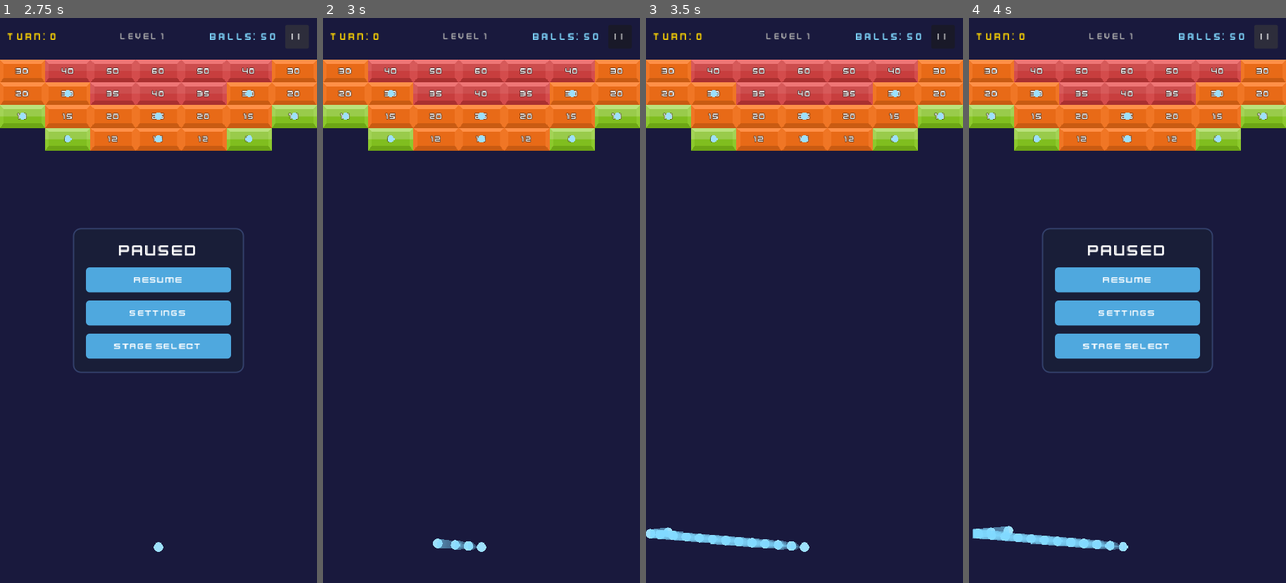
Above: before the commit, frames 1-4 (left to right).
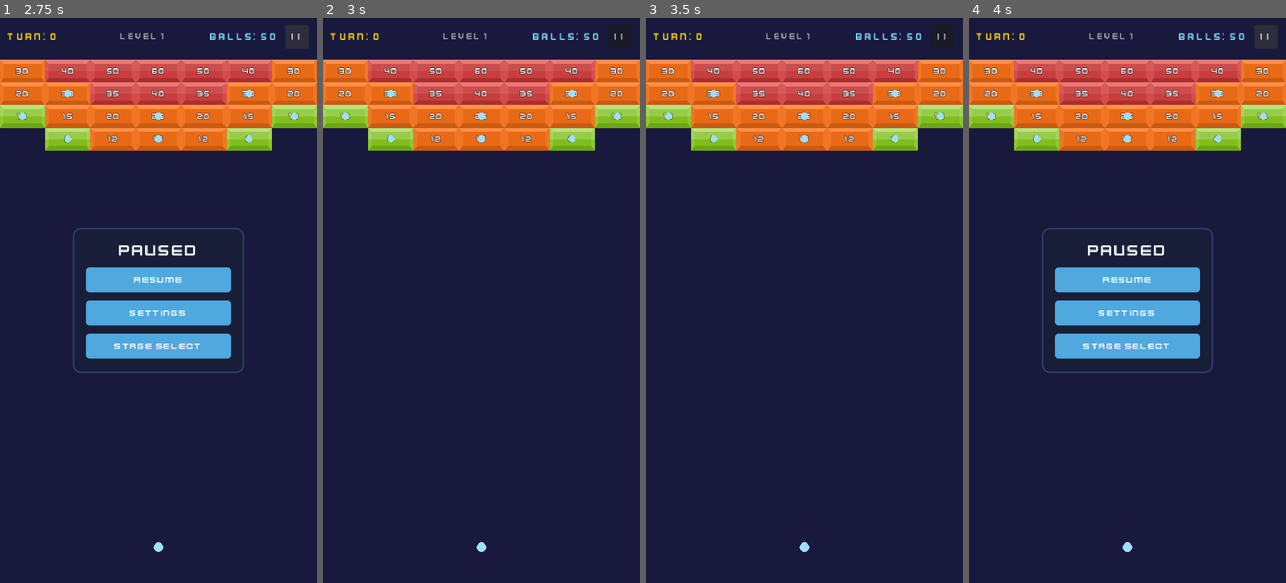
Above: after the commit, the same moments.

Repository: kenny-0114/brick-breaker
Game: Godot game, scene res://scenes/title_screen.tscn
Same seed, same stepped clock (60 frames per second), same inputs: the game is played once before the commit and once after it.
Inputs (mouse positions are in pixels of both pictures, inside the frame that each line leads up to):
- Up to frame 1 (2.75 s): click "▶ PLAY" at 0.5 s; click (82, 232) at 1.25 s; click "| |" at 2 s
- Up to frame 2 (3 s): click "Resume" at 2.75 s
- Up to frame 3 (3.5 s): no input
- Up to frame 4 (4 s): click "| |" at 3.5 s

Frame 1 is identical in both runs. In frame 2, 0.2% of the frame differs, in the area x 34-51%, y 92-95%; in frame 3, 0.8%; in frame 4, 0.9%, in the area x 1-52%, y 89-95%.
Error after the commit: Parse Error: Cannot infer the type of "dir" variable because the value doesn't have a set type. (res://scripts/objects/ball.gd:68)

Commit message:
fix: manual ball reflection, direct aim, longer stuck timer
- Ball: replace physics bounce with manual normal-based reflection for
  deterministic bouncing. Disable PhysicsMaterial bounce (set to 0).
- Launcher: aim direction follows mouse/touch (was inverted slingshot)
- Stuck timer: starts after all balls fired, 45s game time (~15s real)

Co-Authored-By: Claude Opus 4.6 (1M context) <noreply@anthropic.com>

Diff:
--- a/scenes/objects/ball.tscn
+++ b/scenes/objects/ball.tscn
@@ -4,7 +4,7 @@
 [ext_resource type="Texture2D" path="res://assets/images/ball/ballBlue_01.png" id="2_ball"]
 
 [sub_resource type="PhysicsMaterial" id="SubResource_phys"]
-bounce = 1.0
+bounce = 0.0
 friction = 0.0
 
 [sub_resource type="CircleShape2D" id="SubResource_shape"]
--- a/scripts/objects/ball.gd
+++ b/scripts/objects/ball.gd
@@ -1,6 +1,6 @@
 # scripts/objects/ball.gd
 # 턴제 벽돌깨기의 공. 일정 속도로 직선 이동하고 벽/벽돌에 반사된다.
-# 바닥 도달 시 TurnGameScene에서 회수를 처리한다.
+# 물리 엔진 반사 대신 충돌 노멀 기반 수동 반사로 결정적 동작을 보장한다.
 extends RigidBody2D
 
 const MIN_ANGLE_RAD := deg_to_rad(15.0)
@@ -44,25 +44,44 @@
 func _physics_process(_delta: float) -> void:
 	if not _is_active:
 		return
-	_normalize_speed()
-	_correct_angle()
 	_update_trail()
 
 
-# 속도를 목표 속도로 정규화한다.
-func _normalize_speed() -> void:
-	var speed := linear_velocity.length()
-	if speed < 1.0:
+# 충돌 시 노멀 벡터로 수동 반사를 계산한다.
+func _on_body_entered(body: Node) -> void:
+	if body.has_method("hit"):
+		body.hit()
+	# 충돌 노멀을 구해 반사 방향을 직접 계산한다.
+	var collision_normal := _get_collision_normal(body)
+	if collision_normal == Vector2.ZERO:
 		return
-	linear_velocity = linear_velocity.normalized() * _target_speed
+	var vel := linear_velocity
+	var reflected := vel.bounce(collision_normal)
+	reflected = reflected.normalized() * _target_speed
+	reflected = _clamp_angle(reflected)
+	linear_velocity = reflected
+
+
+# 충돌 대상과의 노멀 벡터를 계산한다.
+func _get_collision_normal(body: Node) -> Vector2:
+	var space_state := get_world_2d().direct_space_state
+	var dir := (body.global_position - global_position).normalized()
+	var query := PhysicsRayQueryParameters2D.create(
+		global_position, global_position + dir * 50.0,
+		collision_mask, [get_rid()]
+	)
+	var result := space_state.intersect_ray(query)
+	if result.is_empty():
+		# Raycast 실패 시 위치 기반 근사 노멀 계산
+		return -(body.global_position - global_position).normalized()
+	return result["normal"]
 
 
 # 너무 수평에 가까운 각도를 보정한다.
-func _correct_angle() -> void:
-	var vel := linear_velocity
+func _clamp_angle(vel: Vector2) -> Vector2:
 	var speed := vel.length()
 	if speed < 1.0:
-		return
+		return vel
 	var dir := vel / speed
 	var angle := absf(dir.angle_to(Vector2.UP))
 	if angle < MIN_ANGLE_RAD:
@@ -73,7 +92,7 @@
 		var sign_y: float = signf(dir.y) if dir.y != 0.0 else -1.0
 		dir.y = abs(dir.x) * tan(MIN_ANGLE_RAD) * sign_y
 		dir = dir.normalized()
-	linear_velocity = dir * _target_speed
+	return dir * _target_speed
 
 
 # 속도에 비례하여 트레일 길이를 조절한다.
@@ -87,9 +106,3 @@
 
 func is_active() -> bool:
 	return _is_active
-
-
-# 벽돌에 충돌했을 때 hit()을 호출한다.
-func _on_body_entered(body: Node) -> void:
-	if body.has_method("hit"):
-		body.hit()
--- a/scripts/objects/launcher.gd
+++ b/scripts/objects/launcher.gd
@@ -83,15 +83,15 @@
 	aiming_started.emit()
 
 
-# 조준 방향을 갱신한다. 터치 위치의 반대 방향으로 조준선을 표시한다.
+# 조준 방향을 갱신한다. 터치 위치 방향으로 조준선을 표시한다.
 func _update_aim(touch_pos: Vector2) -> void:
 	if not _is_aiming:
 		return
 	var launch_global := launch_point.global_position
-	var raw_dir := (launch_global - touch_pos).normalized()
+	var raw_dir := (touch_pos - launch_global).normalized()
 	# 위쪽 방향만 허용 (y < 0)
 	if raw_dir.y >= 0:
-		raw_dir = Vector2(-signf(raw_dir.x) if raw_dir.x != 0.0 else -1.0, -0.01).normalized()
+		raw_dir = Vector2(signf(raw_dir.x) if raw_dir.x != 0.0 else 1.0, -0.01).normalized()
 	# 각도 제한
 	var angle := raw_dir.angle_to(Vector2.UP)
 	if absf(angle) > MAX_AIM_ANGLE * 0.5:
--- a/scripts/turn_game_scene.gd
+++ b/scripts/turn_game_scene.gd
@@ -138,7 +138,6 @@
 func _on_aiming_ended() -> void:
 	_state = State.FIRING
 	_hide_launch_indicator()
-	_stuck_timer.start()
 
 
 # Launcher가 모든 공을 발사 완료했을 때 호출된다.
@@ -146,6 +145,9 @@
 func _on_all_balls_fired() -> void:
 	_state = State.WAITING
 	_set_fast_forward(true)
+	# 안전 타이머: 빨리감기 3x 고려하여 45초(실시간 ~15초)
+	_stuck_timer.wait_time = 45.0
+	_stuck_timer.start()
 
 
 # 공이 바닥에 닿았을 때 호출된다.
